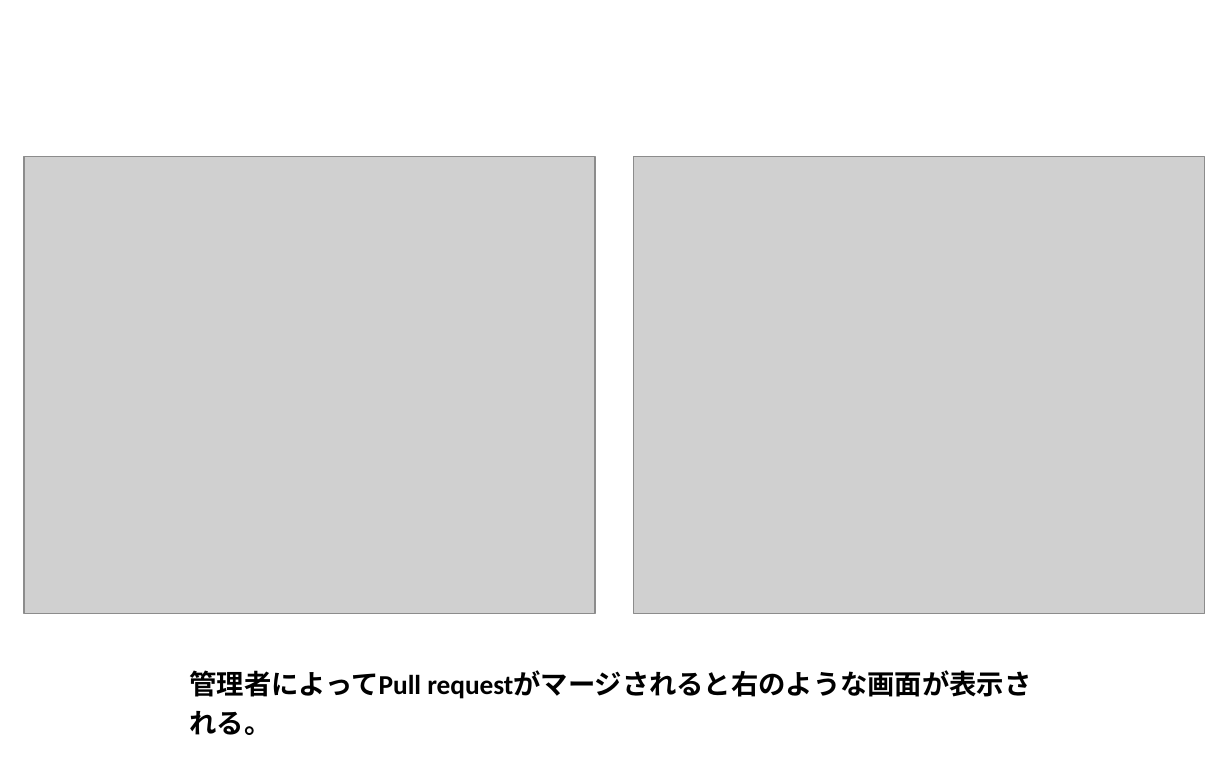
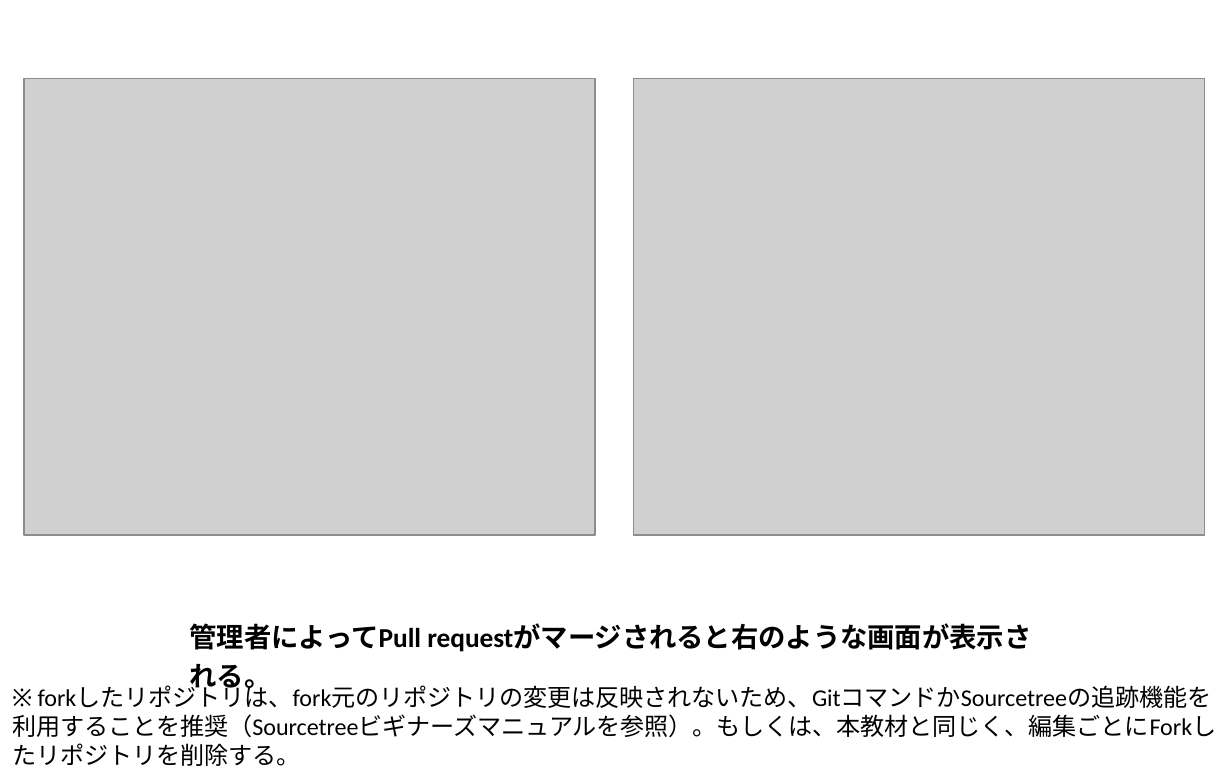
Before and after one commit to yamauchi-inochu/demo, a slide deck: slide 30 of Markdown/インターネットの活用に関する教材/GitHubビギナーズマニュアル/GitHubビギナーズマニュアル.pptx. Drawn at 1232x770 pixels with LibreOffice and Linux fonts; fonts in the diff are those of the drawing; grey boxes stand for pictures. Boxes give left, top, right and bottom in pixels: in the first picture for what was removed or moved away, otherwise in the second. Text is boxed around its words. In the diff, an @@ line names an element or a change of style, - is before the commit and + after.

Commit message:
スライド教材に加筆

```diff
--- a/Markdown/インターネットの活用に関する教材/GitHubビギナーズマニュアル/GitHubビギナーズマニュアル.pptx
+++ b/Markdown/インターネットの活用に関する教材/GitHubビギナーズマニュアル/GitHubビギナーズマニュアル.pptx
@@ picture: place and size @@
-picture at (23, 156, 595, 614)
+picture at (23, 79, 595, 536)
@@ picture: place and size @@
-picture at (633, 156, 1205, 614)
+picture at (633, 79, 1205, 536)
@@ text "管理者によってPull requestがマージされると右のような画面が表示される。" rewrapped from (190, 670, 422, 735) to (190, 623, 422, 694) @@
@@ text added at (12, 682, 1216, 737), 14 pt, text #000000 @@
+※ forkしたリポジトリは、fork元のリポジトリの変更は反映されないため、GitコマンドかSourcetreeの追跡機能を利用することを推奨（Sourcetreeビギナーズマニュアルを参照）。もしくは、本教材と同じく、編集ごとにForkしたリポジトリを削除する。
```
